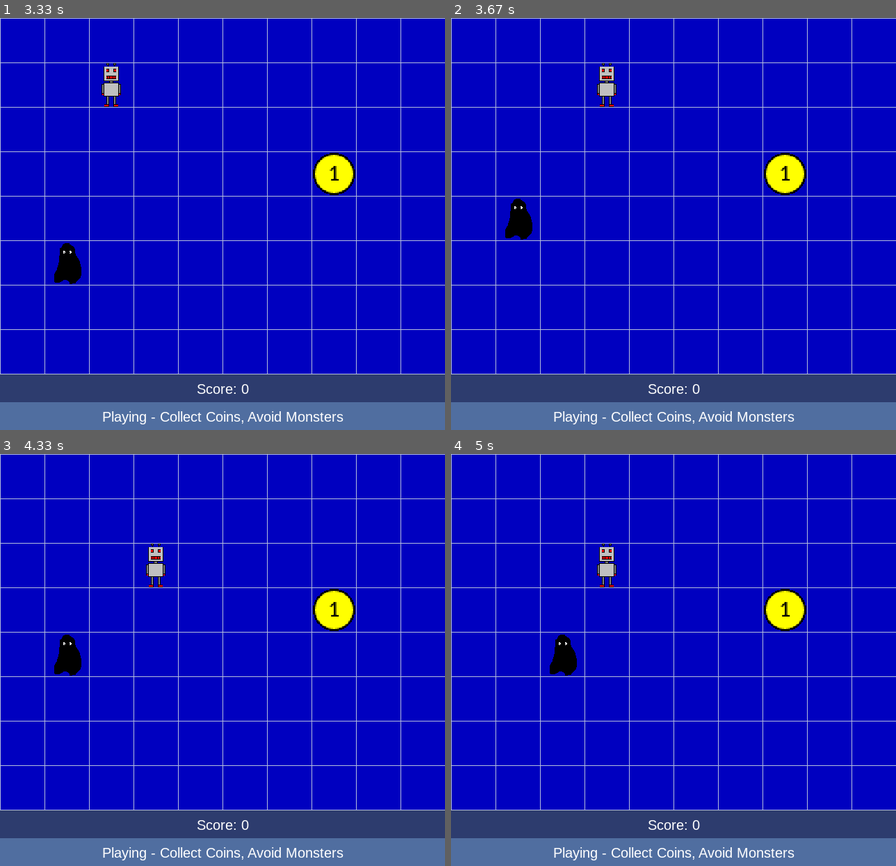
Above: before the commit, frames 1-4 (two rows, left to right).
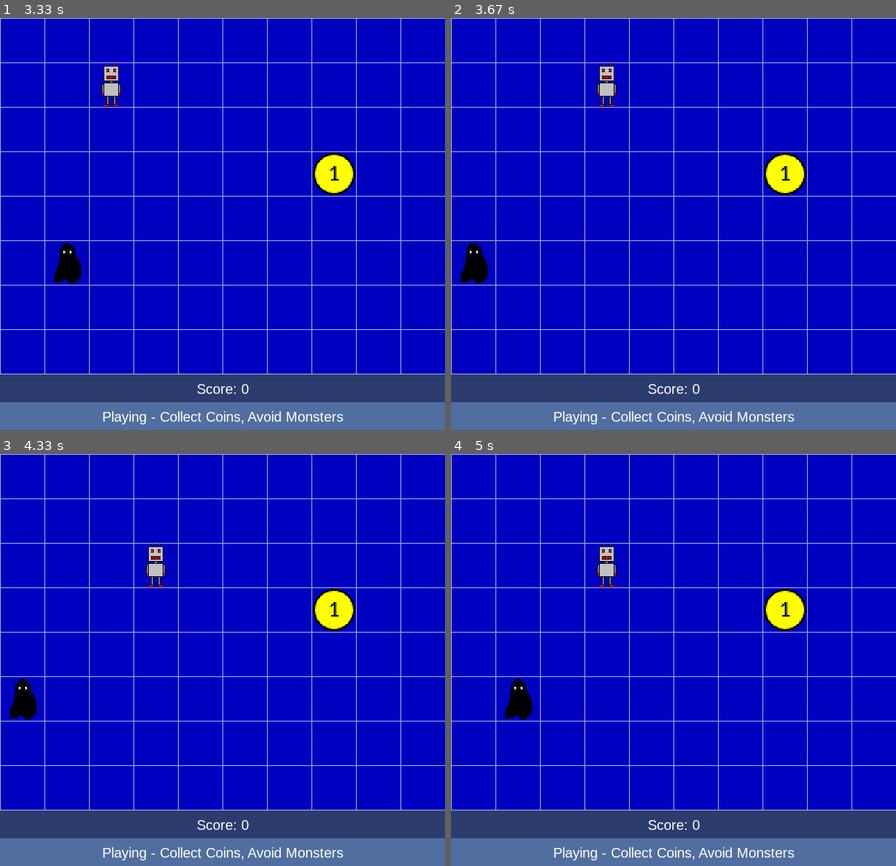
Above: after the commit, the same moments.

Repository: OHiddema/pygame
Game: pygame game, started from src/main.py
The game is run twice, just before and just after one commit, with the same random seed, the same clock (stepped at 60 frames per second) and the same inputs.
Inputs:
- Up to frame 1 (3.33 s): hold Right 0.33-0.8 s; hold Up 0.83-1.13 s; hold Right 1.17-1.63 s; hold Left 1.67-2.2 s; hold Down 2.23-2.53 s; hold Left 2.57-2.97 s; hold Up from 3 s (still down)
- Up to frame 2 (3.67 s): release Up at 3.37 s; hold Right from 3.4 s (still down)
- Up to frame 3 (4.33 s): release Right at 4.03 s; hold Down from 4.07 s (still down)
- Up to frame 4 (5 s): release Down at 4.43 s; hold Left 4.47-4.93 s; hold Right from 4.97 s (still down)

Frame 1 is identical in both runs. In frame 2, 0.8% of the frame differs, in the area x 2-19%, y 43-65%; in frame 3, 0.8%; in frame 4, 0.8%.

Commit message:
code optimization

Diff:
--- a/src/entities.py
+++ b/src/entities.py
@@ -56,7 +56,7 @@
 class Robot(Entity):
     filename = "robot.png"
 
-    def __init__(self, pos = (0,0)):
+    def __init__(self, pos=(0, 0)):
         super().__init__(self.filename, pos)
         self.made_first_move = False
 
@@ -82,14 +82,14 @@
 class Coin(Entity):
     filename = "coin.png"
 
-    def __init__(self, pos = Position(0,0)):
+    def __init__(self, pos=Position(0, 0)):
         super().__init__(self.filename, pos)
 
 
 class Monster(Entity):
     filename = "monster.png"
 
-    def __init__(self, pos = Position(0,0)):
+    def __init__(self, pos=Position(0, 0)):
         super().__init__(self.filename, pos)
         self.next_move_time = 0.0
 
@@ -103,26 +103,14 @@
 
         if is_smart:
             # --- INTELLIGENT MOVEMENT ---
-            best_moves = []
-            min_distance = float("inf")
-
-            for delta in legal:
-                candidate = self.pos + delta
-                dist = candidate.distance_to(robot_pos)
-
-                if dist < min_distance:
-                    min_distance = dist
-                    best_moves = [delta]
-                elif dist == min_distance:
-                    best_moves.append(delta)
-
-            # From all the best moves, randomly pick one
-            delta = random.choice(best_moves)
-            new_pos = self.pos + delta
-
+            distances = [
+                (delta, (self.pos + delta).distance_to(robot_pos)) for delta in legal
+            ]
+            min_distance = min(d for _, d in distances)
+            best_moves = [delta for delta, d in distances if d == min_distance]
+            new_pos = self.pos + random.choice(best_moves)
         else:
             # --- RANDOM MOVEMENT ---
-            delta = random.choice(legal)
-            new_pos = self.pos + delta
+            new_pos = self.pos + random.choice(legal)
 
         return (self.pos, new_pos)  # GameState will execute the move!
